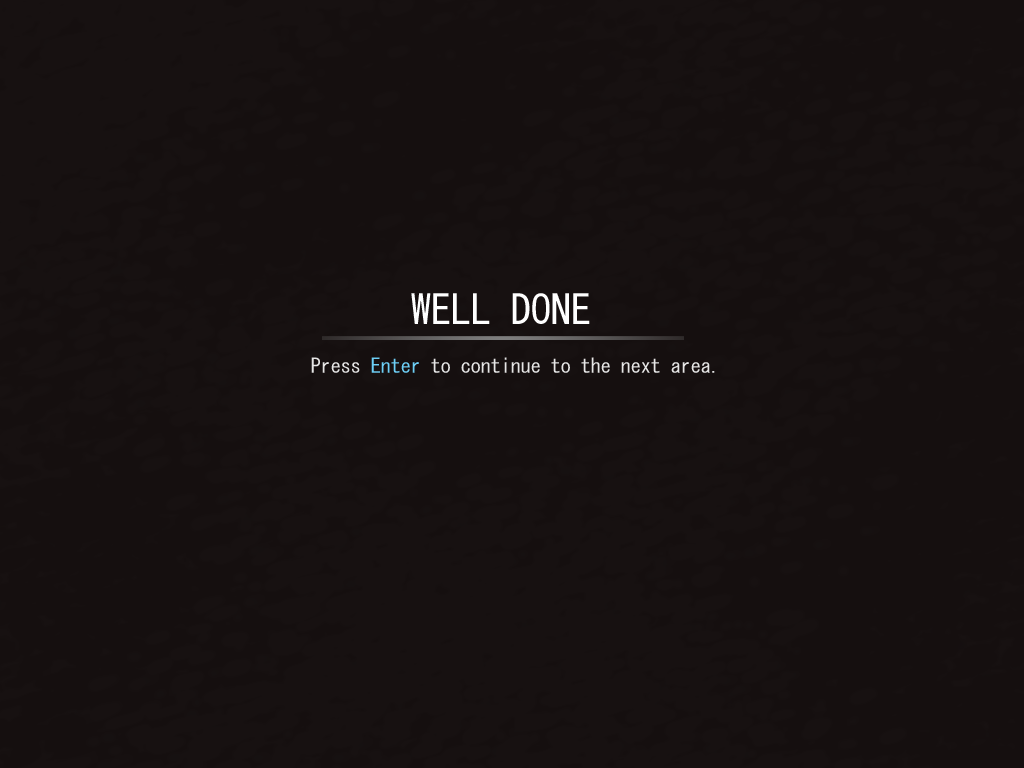
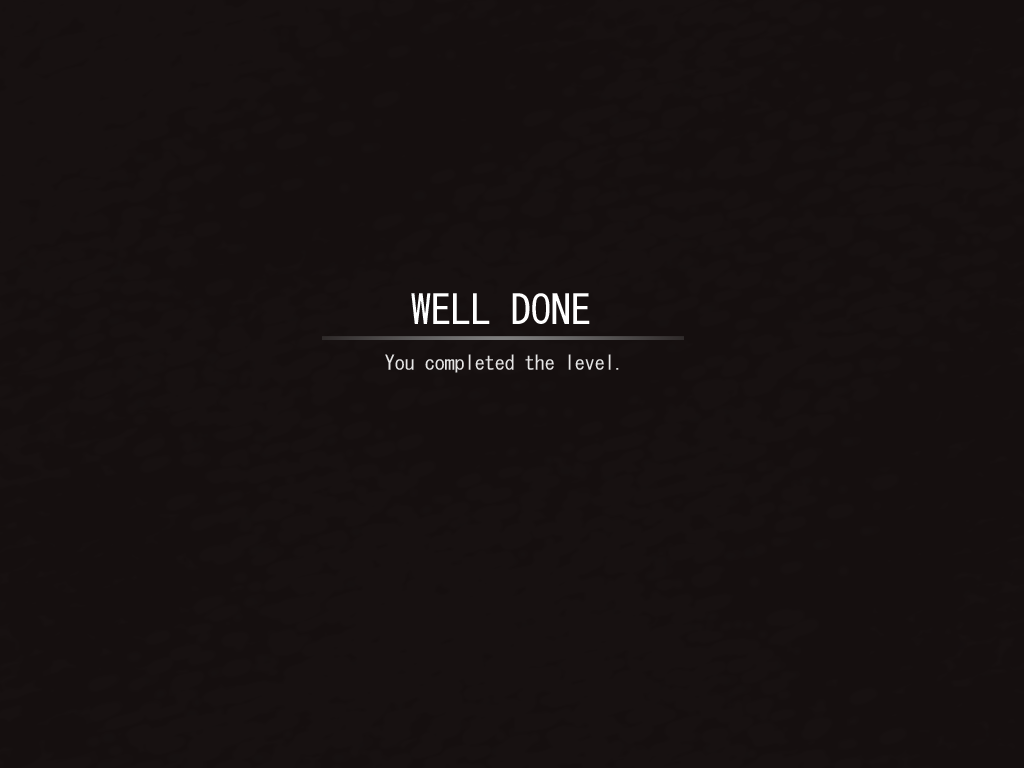
Layers edited between the first and the second 1024px x 768px image:
renamed "Press Enter to continue to the next area." to "You completed the level.", painted on it over [311, 354, 715, 373]
